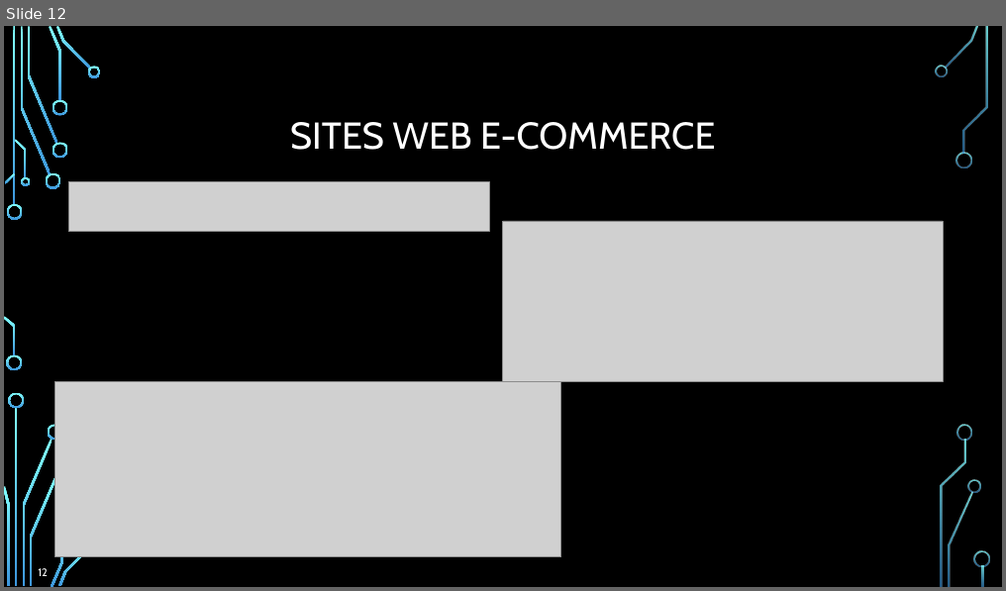
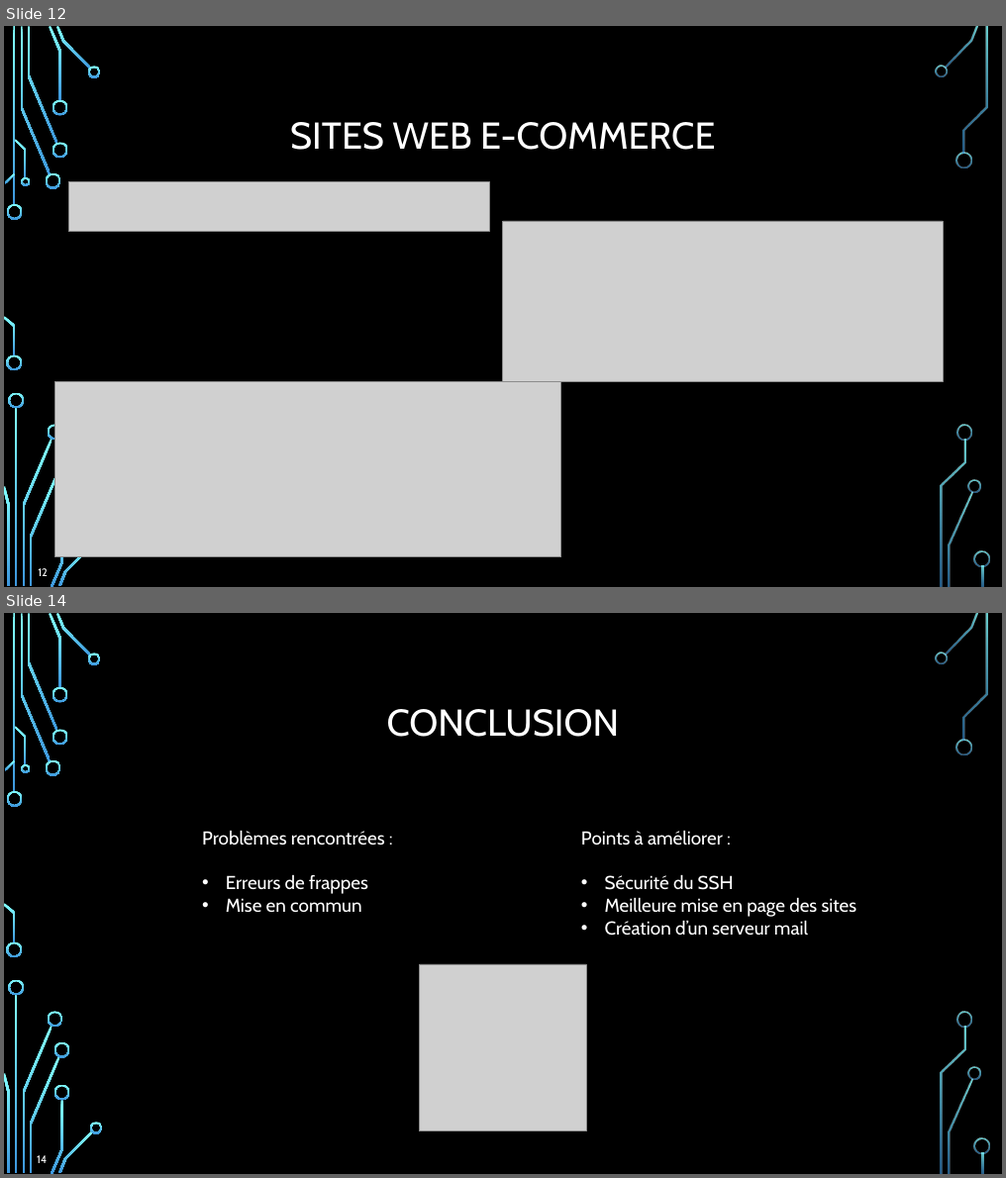
Before and after one commit to CharlesQ1/Projet_3, a slide deck: Soutenance/Diaporama.pptx. Shown one above the other, each under a label of ours: slide 12 before the commit, slides 12 and 14 after it; the slides between them are not shown. The pictures are 1006x591 and 1006x1178 pixels, drawn with LibreOffice and Linux fonts; fonts in the diff are those of the drawing; grey boxes stand for pictures; background and template pictures are left out. Boxes give left, top, right and bottom in pixels: in the first picture for what was removed or moved away, otherwise in the second. Text is boxed around its words. In the diff, an @@ line names an element or a change of style, - is before the commit and + after.

```diff
--- a/Soutenance/Diaporama.pptx
+++ b/Soutenance/Diaporama.pptx
@@ slide 14 added at <box>4,613,1002,1174</box>, background picture (left out); not listed: 35 template elements that a slide beside it also shows @@
@@ title added at <box>387,709,620,737</box>, 36 pt, text #FFFFFF @@
+CONCLUSION
@@ text added at <box>202,830,385,912</box>, 18 pt, text #FFFFFF @@
+Problèmes rencontrées :
+• Erreurs de frappes
+• Mise en commun
@@ text added at <box>581,830,857,936</box>, 18 pt, text #FFFFFF @@
+Points à améliorer :
+• Sécurité du SSH
+• Meilleure mise en page des sites
+• Création d’un serveur mail
@@ picture added at <box>420,964,586,1132</box> @@
@@ freeform shape added at <box>90,1122,103,1134</box>, fill gradient #82FFFF to #3D97DE @@
@@ page number added at <box>37,1156,47,1163</box>, 10.5 pt, text #FFFFFF @@
+14
```
Also in this commit, not shown: 1 slide changed, 1 slide removed.
